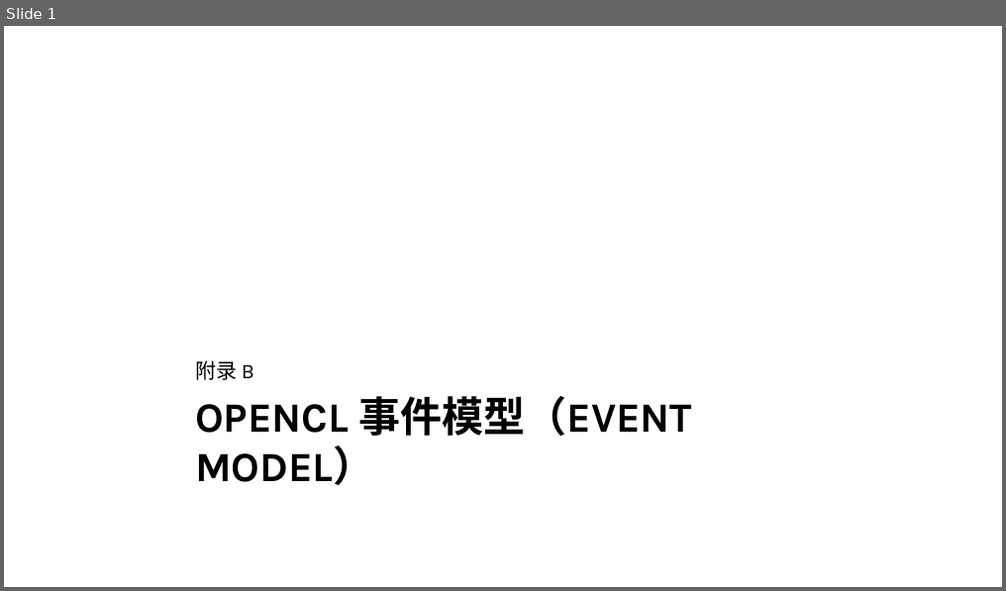
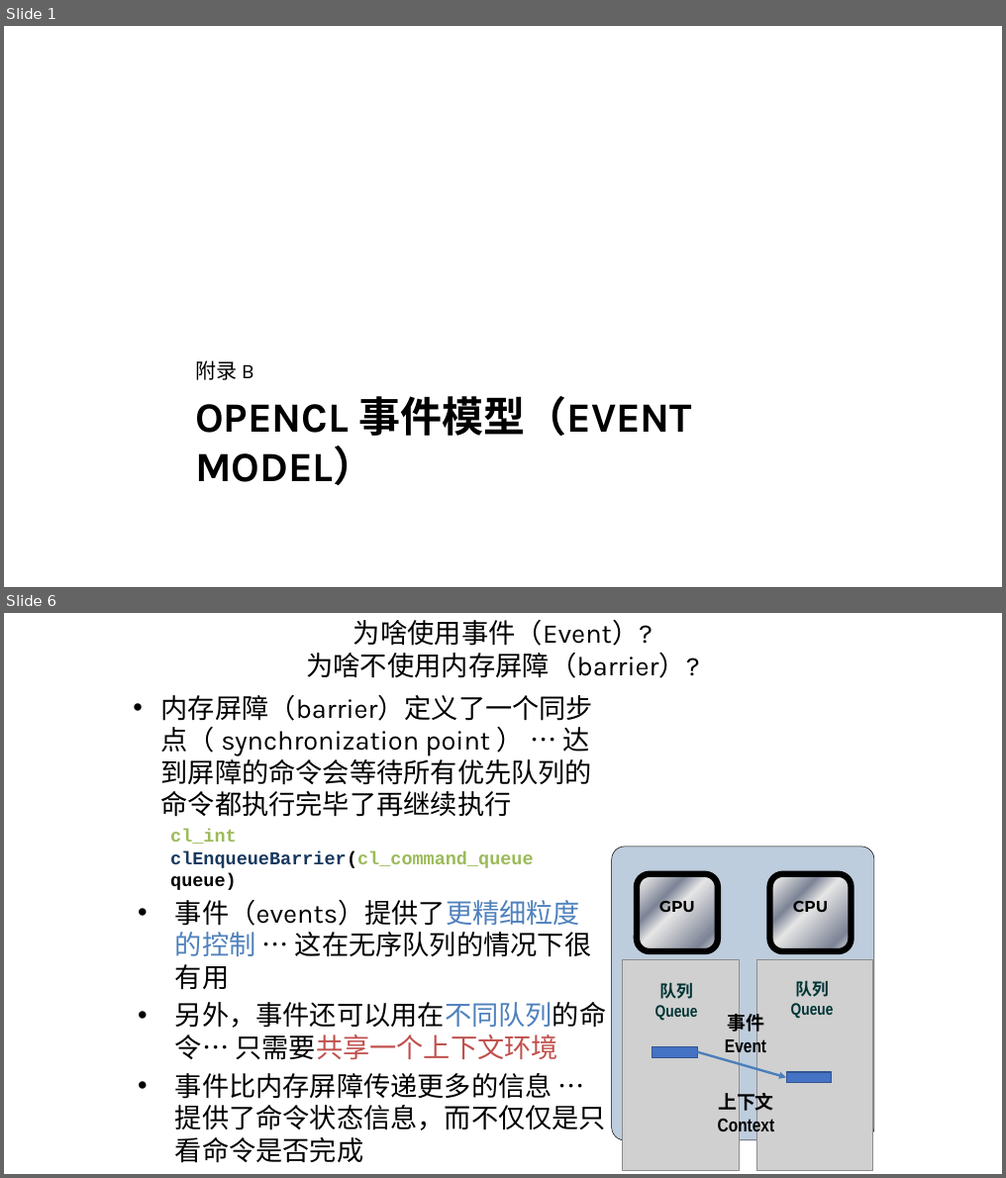
Before and after one commit to Kivy-CN/HandsOnOpenCL_CN, a slide deck: Translating/附录B.pptx. Shown one above the other, each under a label of ours: slide 1 before the commit, slides 1 and 6 after it; the slides between them are not shown. The pictures are 1006x591 and 1006x1178 pixels, drawn with LibreOffice and Linux fonts; fonts in the diff are those of the drawing; grey boxes stand for pictures. Boxes give left, top, right and bottom in pixels: in the first picture for what was removed or moved away, otherwise in the second. Text is boxed around its words. In the diff, an @@ line names an element or a change of style, - is before the commit and + after.

```diff
--- a/Translating/附录B.pptx
+++ b/Translating/附录B.pptx
@@ slide 6 added at (4,613,1002,1174), background #FFFFFF @@
@@ text added at (306,619,699,678), 26 pt, text #000000 @@
+为啥使用事件（Event）?
+为啥不使用内存屏障（barrier）?
@@ text added at (161,695,606,1163), 25.9 pt, text #000000 @@
+• 内存屏障（barrier）定义了一个同步点（ synchronization point ） … 达到屏障的命令会等待所有优先队列的命令都执行完毕了再继续执行
+cl_int clEnqueueBarrier(cl_command_queue queue)
+• 事件（events）提供了更精细粒度的控制 … 这在无序队列的情况下很有用
+• 另外，事件还可以用在不同队列的命令… 只需要共享一个上下文环境
+• 事件比内存屏障传递更多的信息 … 提供了命令状态信息，而不仅仅是只看命令是否完成
@@ group added at (612,847,874,1170): 3 rounded rectangles, 3 texts, 2 pictures @@
+队列
+Queue
+队列
+Queue
+上下文
+Context
+GPU
+CPU
@@ text added at (725,1011,766,1057), 18 pt, text #000000, bold @@
+事件
+Event
@@ rectangle added at (652,1048,697,1058), fill #4472C4, outline #325491 1 pt @@
@@ freeform shape added at (698,1053,787,1078), outline #4A7EBB 2.24 pt @@
@@ rectangle added at (786,1072,832,1083), fill #4472C4, outline #325491 1 pt @@
```
Also in this commit, not shown: 8 slides changed, 1 slide removed.
